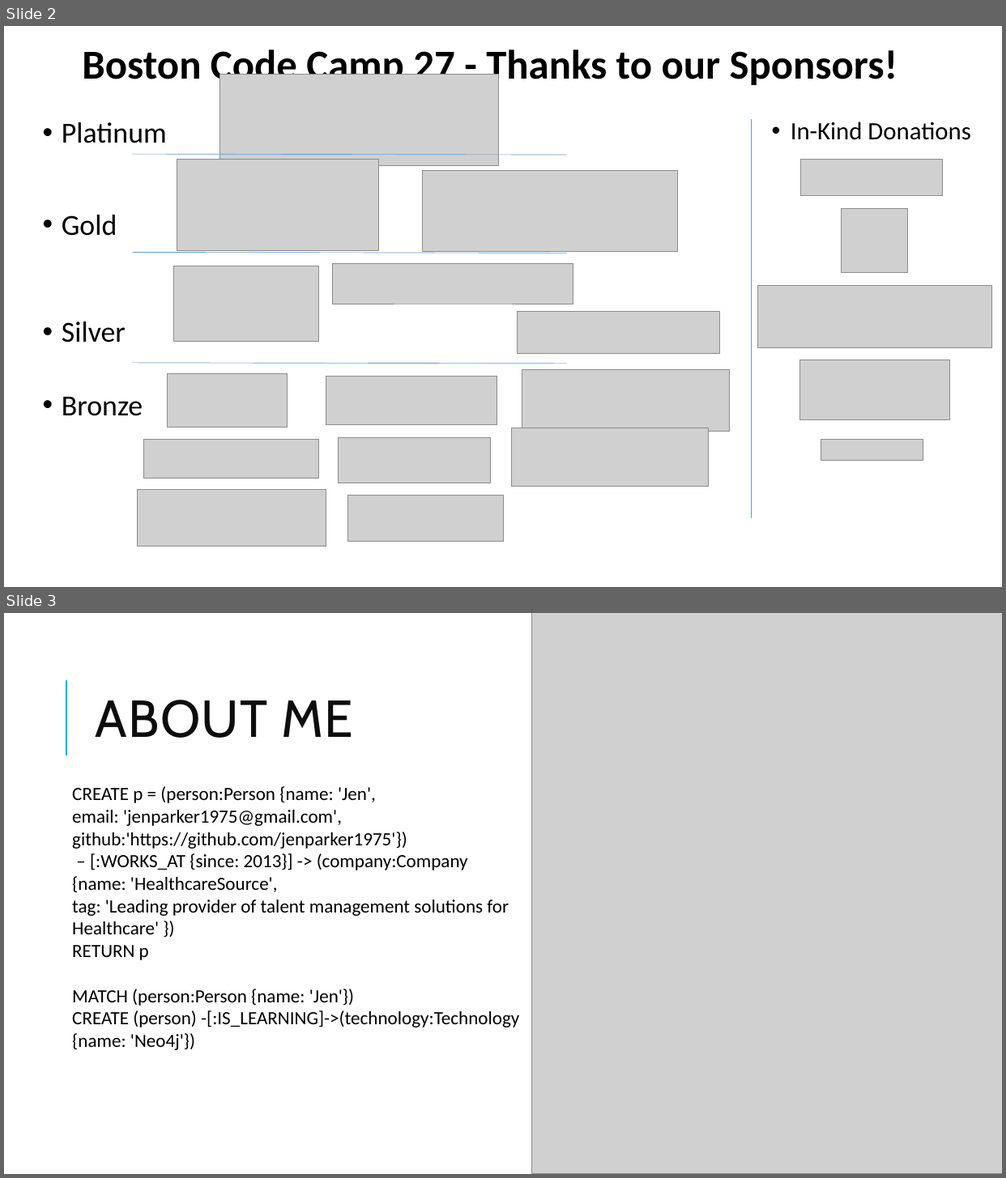
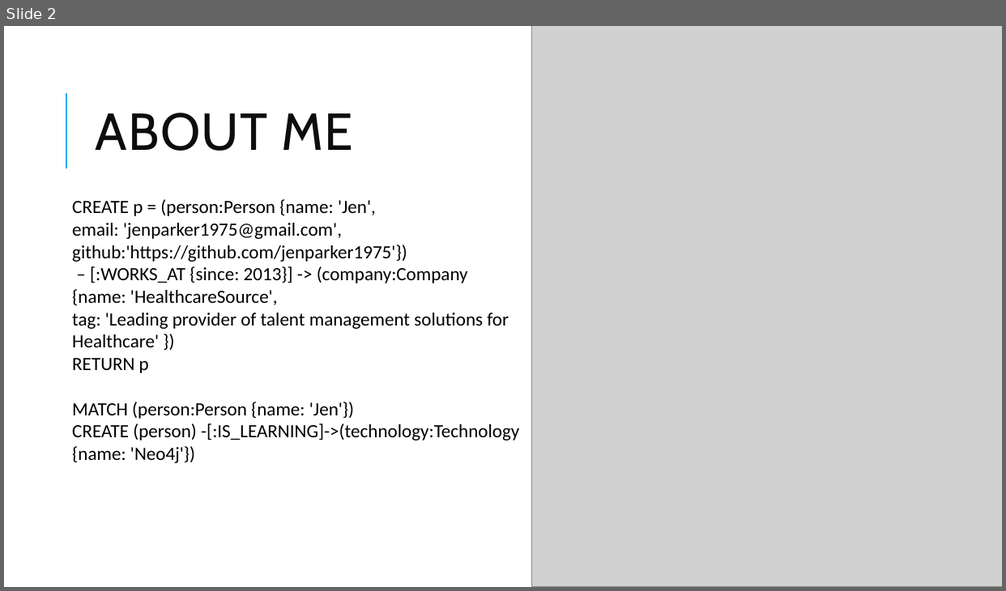
Before and after one commit to jenparker1975/Diabook, a slide deck: presentation/Graph DBs.pptx. Shown one above the other, each under a label of ours: slides 2 and 3 before the commit, slide 2 after it. The pictures are 1006x1178 and 1006x591 pixels, drawn with LibreOffice and Linux fonts; fonts in the diff are those of the drawing; grey boxes stand for pictures. Boxes give left, top, right and bottom in pixels: in the first picture for what was removed or moved away, otherwise in the second. Text is boxed around its words. In the diff, an @@ line names an element or a change of style, - is before the commit and + after.

```diff
--- a/presentation/Graph DBs.pptx
+++ b/presentation/Graph DBs.pptx
@@ slide 2 removed at (4, 26, 1002, 587), background #FFFFFF @@
@@ title removed at (82, 45, 897, 88) @@
-Boston Code Camp 27 - Thanks to our Sponsors!
@@ picture removed at (219, 75, 499, 166) @@
@@ text removed at (62, 122, 167, 416) @@
-• Platinum
-• Gold
-• Silver
-• Bronze
@@ line removed from (751, 120) to (751, 518) @@
@@ text removed at (791, 122, 970, 140) @@
-• In-Kind Donations
@@ line removed from (567, 155) to (132, 154) @@
@@ picture removed at (177, 160, 378, 250) @@
@@ picture removed at (423, 170, 679, 252) @@
@@ picture removed at (801, 160, 944, 196) @@
@@ picture removed at (842, 209, 908, 272) @@
@@ line removed from (567, 253) to (132, 252) @@
@@ picture removed at (174, 267, 319, 341) @@
@@ picture removed at (333, 264, 573, 304) @@
@@ picture removed at (758, 286, 992, 348) @@
@@ picture removed at (517, 312, 720, 354) @@
@@ line removed from (567, 364) to (132, 363) @@
@@ picture removed at (799, 361, 949, 420) @@
@@ picture removed at (167, 374, 287, 427) @@
@@ picture removed at (326, 377, 497, 425) @@
@@ picture removed at (522, 370, 731, 432) @@
@@ picture removed at (339, 437, 491, 484) @@
@@ picture removed at (512, 428, 708, 487) @@
@@ picture removed at (144, 439, 319, 478) @@
@@ picture removed at (821, 440, 923, 461) @@
@@ picture removed at (138, 489, 326, 546) @@
@@ picture removed at (348, 495, 503, 542) @@
@@ what was slide 3 is now slide 2 @@
```
Also in this commit, not shown: 1 other slide removed, 34 other files.
